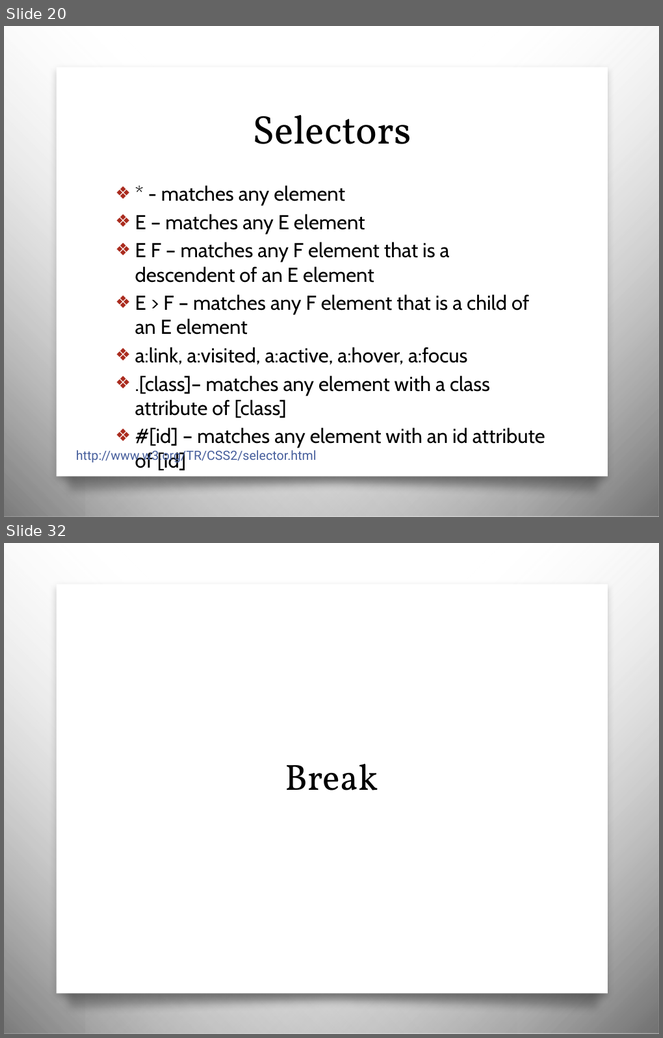
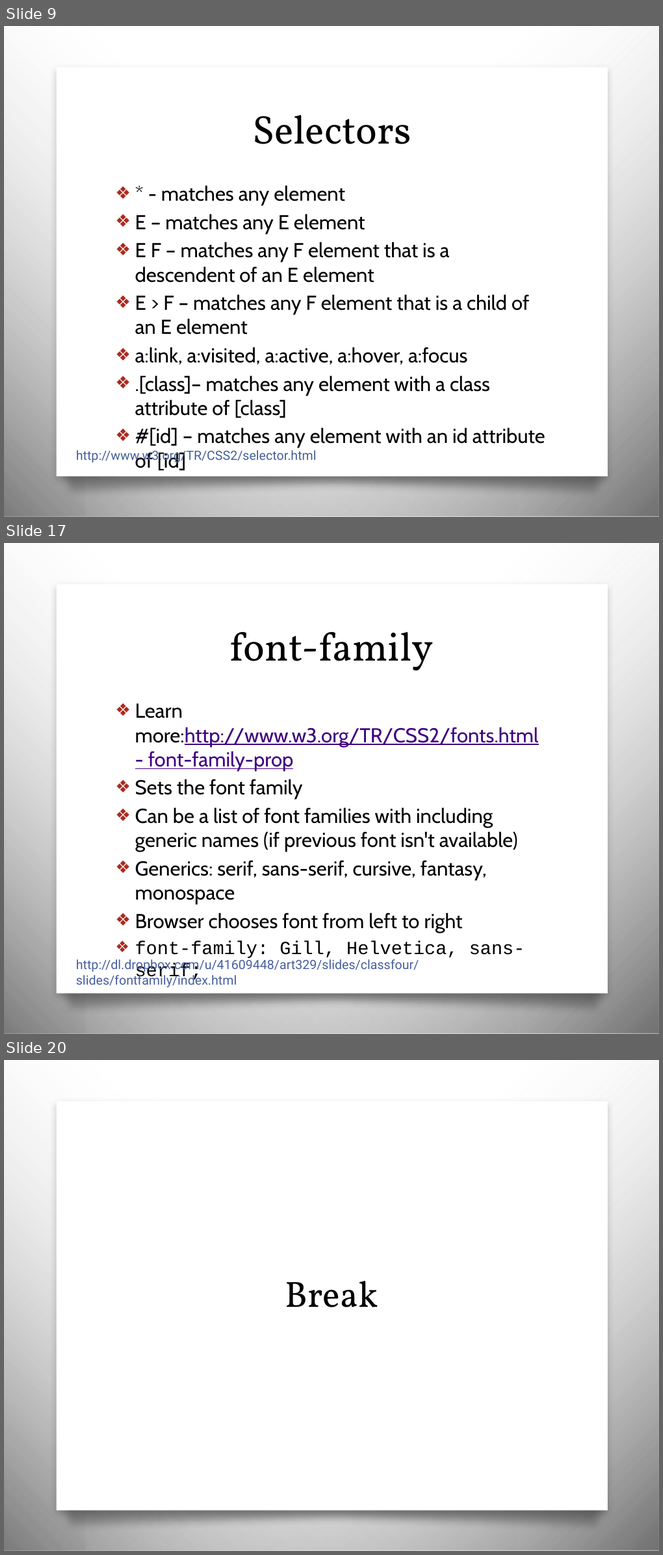
Before and after one commit to awayken/USF-ART329, a slide deck: slides/classfour/slides.pptx. Shown one above the other, each under a label of ours: slides 20 and 32 before the commit, slides 9, 17 and 20 after it; the slides between them are not shown. The pictures are 663x1038 and 663x1555 pixels, drawn with LibreOffice and Linux fonts; fonts in the diff are those of the drawing; background and template pictures are left out. Boxes give left, top, right and bottom in pixels: in the first picture for what was removed or moved away, otherwise in the second. Text is boxed around its words. In the diff, an @@ line names an element or a change of style, - is before the commit and + after.

Commit message:
Finished slides for class four, with demos.

```diff
--- a/slides/classfour/slides.pptx
+++ b/slides/classfour/slides.pptx
@@ slide 17 added at box(4, 543, 659, 1034), background picture (left out); not listed: 4 template elements that a slide beside it also shows @@
@@ title added at box(230, 632, 434, 671), 44 pt, text #000000 @@
+font-family
@@ text added at box(135, 704, 539, 958), 22.2 pt, text #000000 @@
+❖ Learn more:http://www.w3.org/TR/CSS2/fonts.html - font-family-prop
+❖ Sets the font family
+❖ Can be a list of font families with including generic names (if previous font isn't available)
+❖ Generics: serif, sans-serif, cursive, fantasy, monospace
+❖ Browser chooses font from left to right
+❖ font-family: Gill, Helvetica, sans-serif;
@@ text added at box(76, 958, 419, 988), 14 pt, text #465E9C @@
+http://dl.dropbox.com/u/41609448/art329/slides/classfour/slides/fontfamily/index.html
@@ what was slide 20 is now slide 9 @@
@@ what was slide 32 is now slide 20 @@
```
Also in this commit, not shown: 8 slides changed, 17 other slides added, 24 slides removed, 8 other files.
